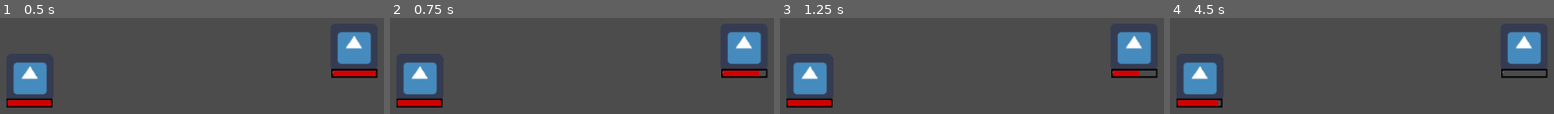
Above: before the commit, frames 1-4 (left to right).
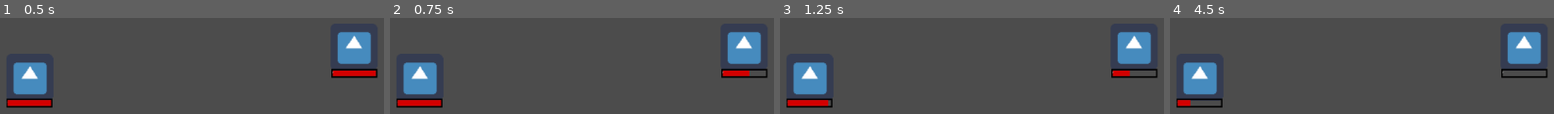
Above: after the commit, the same moments.

Repository: h19mili/TBRPG
Game: Godot game, scene res://test.tscn
The game is run twice, just before and just after one commit, with the same random seed, the same clock (stepped at 60 frames per second) and the same inputs. The engine's default icon, where the game draws it, is replaced by a stand-in: a white triangle on a blue panel in a dark square.
Inputs:
- Up to frame 1 (0.5 s): no input
- Up to frame 2 (0.75 s): tap Enter (ui_accept) at 0.5 s; hold Right (ui_right) from 0.53 s (still down); tap Q (Attack) at 0.6 s
- Up to frame 3 (1.25 s): keep holding Right (ui_right); tap Enter (ui_accept) at 0.77 s; tap E (Mattack) at 0.8 s
- Up to frame 4 (4.5 s): tap Enter (ui_accept) at 1.25, 1.52, 2, 2.75, 3.02, 3.5, 3.77, 4.25 s; release Right (ui_right) at 1.28 s; tap E (Mattack) at 1.35, 2.3, 2.85, 3.8, 4.35 s; tap Q (Attack) at 1.55, 2.1, 3.05, 3.6 s; hold Right (ui_right) 2.03-2.78 s; hold Up (ui_up) 2.78-3.53 s

Frame 1 is identical in both runs. In frame 2, 0.1% of the frame differs, in the area x 93-97%, y 54-61%; in frame 3, 0.2%; in frame 4, 0.5%, in the area x 5-13%, y 85-93%.

Commit message:
7th push

Diff:
--- a/A-Action.gd
+++ b/A-Action.gd
@@ -1,6 +1,7 @@
-extends Node
+extends Node2D
 
 signal Dmg
+signal completed
 
 func _ready():
 	pass
@@ -11,6 +12,6 @@
 
 func Attack_action():
 	if Input.is_action_just_pressed("Attack"):
+		get_node("/root/Node2D/TurnQ/Combatant").emit_signal("Dmg")
+		get_node("/root/Node2D/TurnQ/Combatant").emit_signal("completed")
 		print("attack")
-		emit_signal("Dmg")
-		get_node("/root/Node2D/TurnQ").Done()
--- a/Combatant.gd
+++ b/Combatant.gd
@@ -21,7 +21,6 @@
 		emit_signal("Dmg")
 		emit_signal("completed")
 	if Input.is_action_just_pressed("ui_right"):
-		get_node("..").Done()
 		print("Jag är klar P")
 
 func _on_Monster_Mdmg():
@@ -44,3 +43,6 @@
 
 func Stats():
 	Speed == 3
+
+func _A_action():
+	emit_signal("completed")
--- a/Combatant.tscn
+++ b/Combatant.tscn
@@ -42,5 +42,5 @@
 texture_under = ExtResource( 3 )
 texture_progress = ExtResource( 4 )
 
-[node name="A-Action" type="Node" parent="."]
+[node name="A-Action" type="Node2D" parent="."]
 script = ExtResource( 5 )
--- a/M-Action.gd
+++ b/M-Action.gd
@@ -1,6 +1,7 @@
 extends Node
 
 signal Mdmg
+signal completed
 
 func _ready():
 	pass
@@ -10,7 +11,7 @@
 	pass
 
 func MAttack_action():
-	if Input.is_action_just_pressed("Mattack"):
+	if Input.is_action_just_pressed("Mattack"):# = E
 		print("attack")
-		emit_signal("Mdmg")
-		get_node("/root/Node2D/TurnQ").Done()
+		get_node("/root/Node2D/TurnQ/Monster").emit_signal("completed")
+		get_node("/root/Node2D/TurnQ/Monster").emit_signal("Mdmg")
